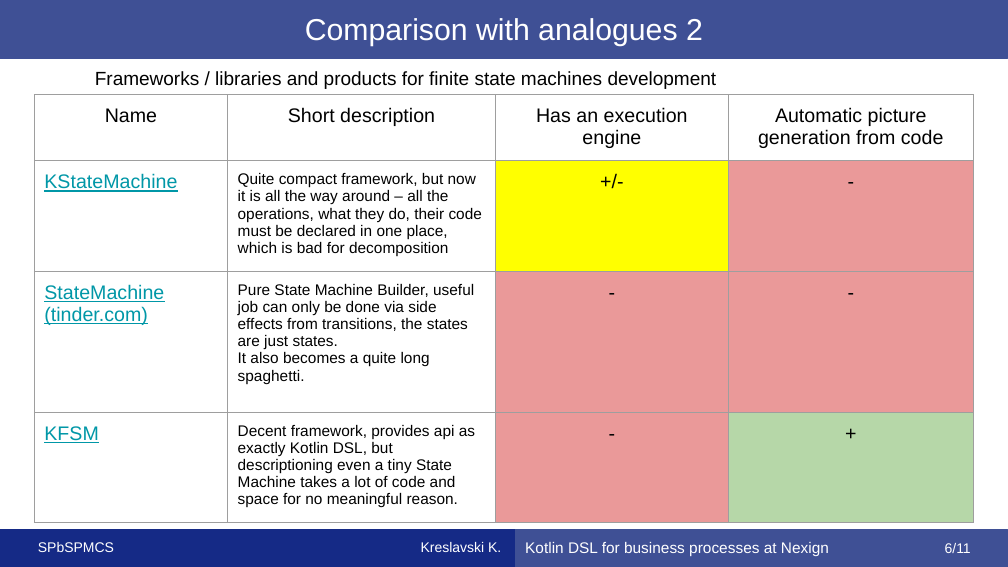
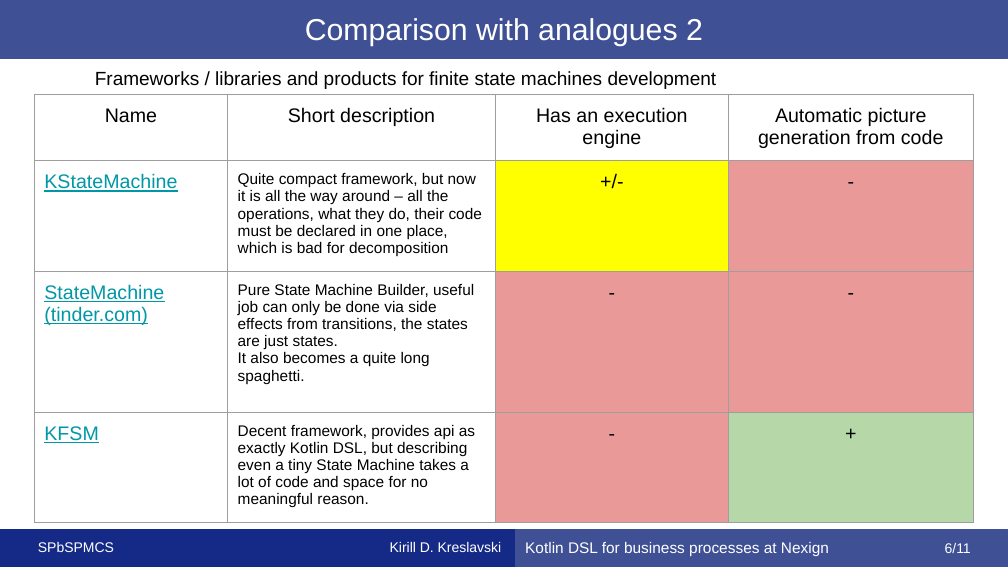
Before and after one commit to KreslavskiKD/nexign-kotlin-bp, a slide deck: slide 6 of other/2 sem/research_proposal/presentation/Research Proposal Nexign.pptx. Drawn at 1008x567 pixels with LibreOffice and Linux fonts; fonts in the diff are those of the drawing. Boxes give left, top, right and bottom in pixels: in the first picture for what was removed or moved away, otherwise in the second. Text is boxed around its words. In the diff, an @@ line names an element or a change of style, - is before the commit and + after.

```diff
--- a/other/2 sem/research_proposal/presentation/Research Proposal Nexign.pptx
+++ b/other/2 sem/research_proposal/presentation/Research Proposal Nexign.pptx
@@ table at <box>34,95,974,511</box> @@
-row 4, column 2: Decent framework, provides api as exactly Kotlin DSL, but descriptioning even a tiny State Machine takes a lot of code and space for no meaningful reason.
+row 4, column 2: Decent framework, provides api as exactly Kotlin DSL, but describing even a tiny State Machine takes a lot of code and space for no meaningful reason.
@@ text in rectangle at <box>390,542,502,552</box>: text changed @@
-Kreslavski K.
+Kirill D. Kreslavski
```
Also in this commit, not shown: 10 other slides changed, 2 other files.
